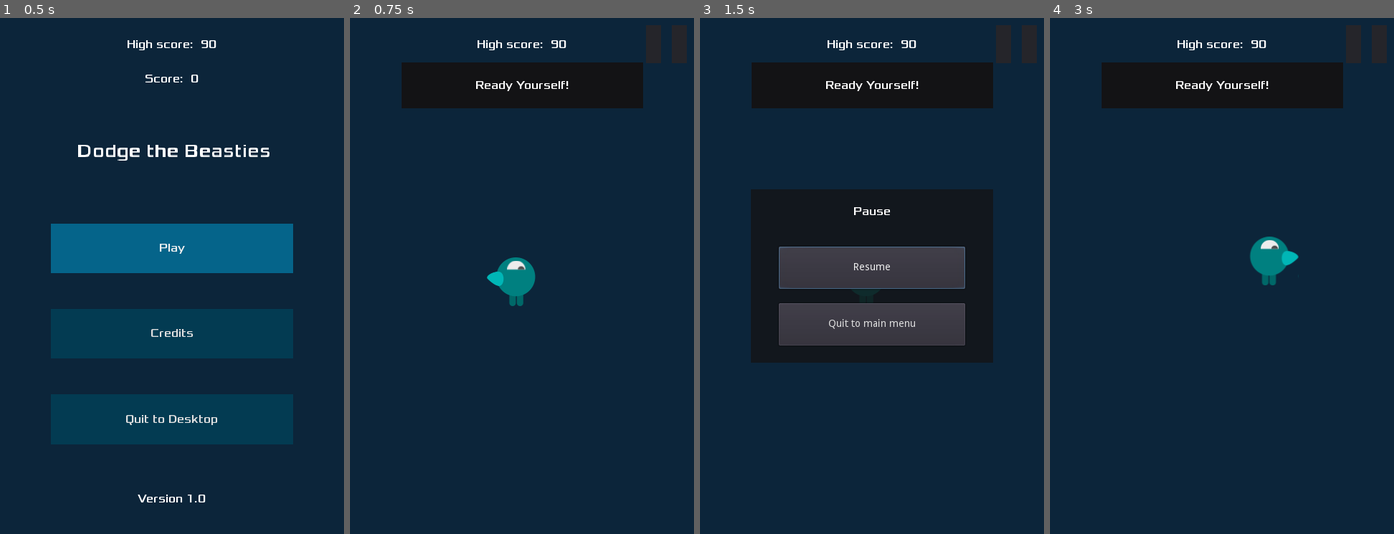
Above: before the commit, frames 1-4 (left to right).
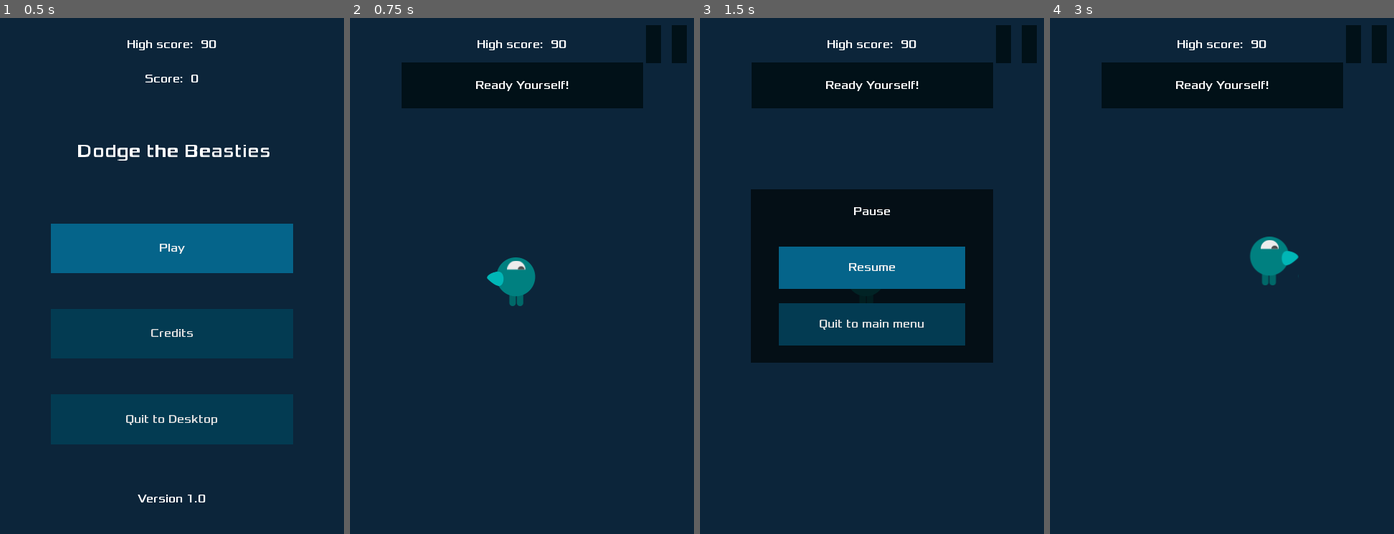
Above: after the commit, the same moments.

Repository: AlixBarreaux/dodge-the-beasties
Game: Godot game, scene res://scenes/Main.tscn
Same seed, same stepped clock (60 frames per second), same inputs: the game is played once before the commit and once after it.
Inputs (mouse positions are in pixels of both pictures, inside the frame that each line leads up to):
- Up to frame 1 (0.5 s): no input
- Up to frame 2 (0.75 s): click "Play" at 0.5 s
- Up to frame 3 (1.5 s): click (1016, 43) at 1.25 s
- Up to frame 4 (3 s): click "Resume" at 2 s; tap Enter at 2.75 s; move the mouse to (1297, 250) at 2.77 s; press the mouse at (1297, 250) at 2.78 s; hold D (move_right) from 2.78 s (still down)

Frame 1 is identical in both runs. In frame 2, 0.6% of the frame differs, in the area x 86-98%, y 1-9%; in frame 3, 9.5%, in the area x 22-98%, y 1-64%; in frame 4, 0.6%.

Commit message:
Modify theme and apply it to more gui scenes

Diff:
--- a/resources/main_theme.tres
+++ b/resources/main_theme.tres
@@ -1,6 +1,9 @@
-[gd_resource type="Theme" load_steps=8 format=2]
+[gd_resource type="Theme" load_steps=10 format=2]
 
 [ext_resource path="res://assets/fonts/xolonium-regular.ttf" type="DynamicFontData" id=1]
+
+[sub_resource type="DynamicFont" id=8]
+font_data = ExtResource( 1 )
 
 [sub_resource type="StyleBoxFlat" id=4]
 bg_color = Color( 0.00784314, 0.117647, 0.164706, 1 )
@@ -17,13 +20,18 @@
 [sub_resource type="DynamicFont" id=1]
 font_data = ExtResource( 1 )
 
+[sub_resource type="StyleBoxFlat" id=7]
+bg_color = Color( 0.00392157, 0.0666667, 0.0941176, 1 )
+
 [sub_resource type="DynamicFont" id=2]
 font_data = ExtResource( 1 )
 
 [resource]
+Button/fonts/font = SubResource( 8 )
 Button/styles/disabled = SubResource( 4 )
 Button/styles/focus = SubResource( 5 )
 Button/styles/hover = SubResource( 6 )
 Button/styles/normal = SubResource( 3 )
 Label/fonts/font = SubResource( 1 )
+Panel/styles/panel = SubResource( 7 )
 RichTextLabel/fonts/normal_font = SubResource( 2 )
--- a/scenes/gui/HUD.tscn
+++ b/scenes/gui/HUD.tscn
@@ -160,7 +160,6 @@
 
 [node name="MessagePanel" type="Panel" parent="."]
 visible = false
-self_modulate = Color( 0.509804, 0.509804, 0.509804, 1 )
 anchor_left = 0.5
 anchor_top = 0.5
 anchor_right = 0.5
@@ -171,6 +170,7 @@
 margin_bottom = -234.0
 mouse_filter = 2
 size_flags_vertical = 4
+theme = ExtResource( 2 )
 __meta__ = {
 "_editor_description_": ""
 }
--- a/scenes/gui/MainMenu.tscn
+++ b/scenes/gui/MainMenu.tscn
@@ -9,15 +9,6 @@
 
 [sub_resource type="DynamicFont" id=1]
 size = 23
-font_data = ExtResource( 4 )
-
-[sub_resource type="DynamicFont" id=7]
-font_data = ExtResource( 4 )
-
-[sub_resource type="DynamicFont" id=8]
-font_data = ExtResource( 4 )
-
-[sub_resource type="DynamicFont" id=9]
 font_data = ExtResource( 4 )
 
 [sub_resource type="Animation" id=5]
@@ -118,7 +109,6 @@
 focus_previous = NodePath("../QuitToDesktopButton")
 size_flags_horizontal = 3
 size_flags_vertical = 3
-custom_fonts/font = SubResource( 7 )
 text = "Play"
 icon_align = 1
 __meta__ = {
@@ -137,7 +127,6 @@
 focus_previous = NodePath("../PlayButton")
 size_flags_horizontal = 3
 size_flags_vertical = 3
-custom_fonts/font = SubResource( 8 )
 text = "Credits"
 icon_align = 1
 __meta__ = {
@@ -161,7 +150,6 @@
 focus_previous = NodePath("../CreditsButton")
 size_flags_horizontal = 3
 size_flags_vertical = 3
-custom_fonts/font = SubResource( 9 )
 icon_align = 1
 
 [node name="VersionLabel" type="Label" parent="."]
--- a/scenes/gui/PauseMenu.tscn
+++ b/scenes/gui/PauseMenu.tscn
@@ -1,7 +1,8 @@
-[gd_scene load_steps=4 format=2]
+[gd_scene load_steps=5 format=2]
 
 [ext_resource path="res://assets/fonts/xolonium-regular.ttf" type="DynamicFontData" id=1]
 [ext_resource path="res://scripts/gui/pause_menu.gd" type="Script" id=2]
+[ext_resource path="res://resources/main_theme.tres" type="Theme" id=3]
 
 [sub_resource type="DynamicFont" id=2]
 font_data = ExtResource( 1 )
@@ -11,6 +12,7 @@
 anchor_right = 1.0
 anchor_bottom = 1.0
 size_flags_vertical = 4
+theme = ExtResource( 3 )
 script = ExtResource( 2 )
 __meta__ = {
 "_editor_description_": ""
Not shown: 1 places in scenes/gui/MainMenu.tscn that only renumber resources
